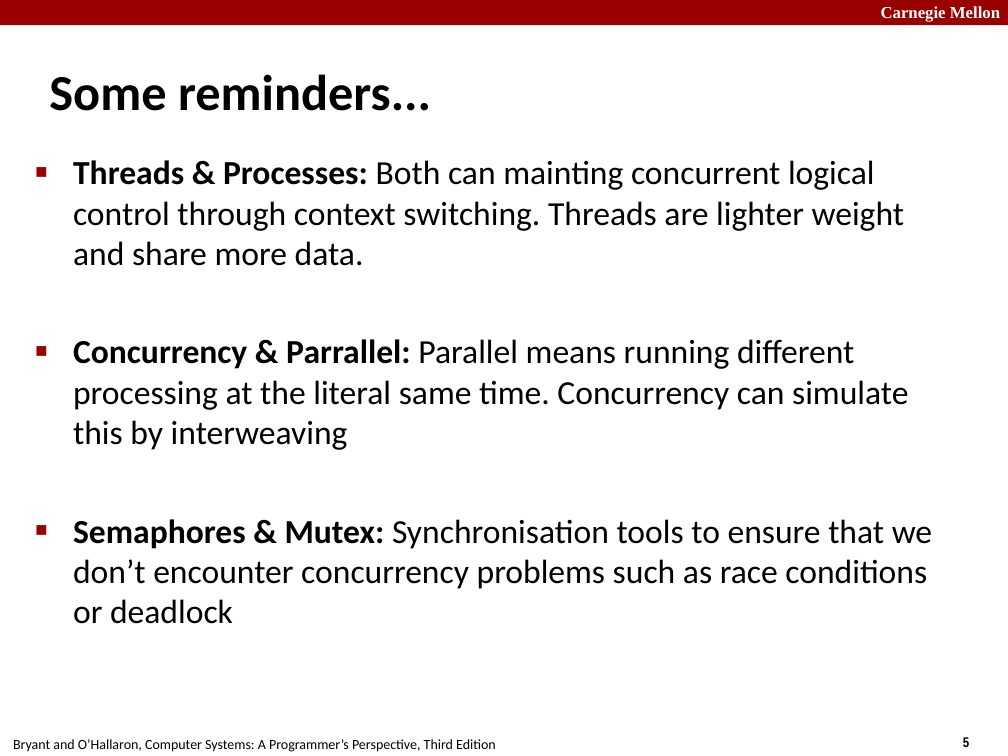
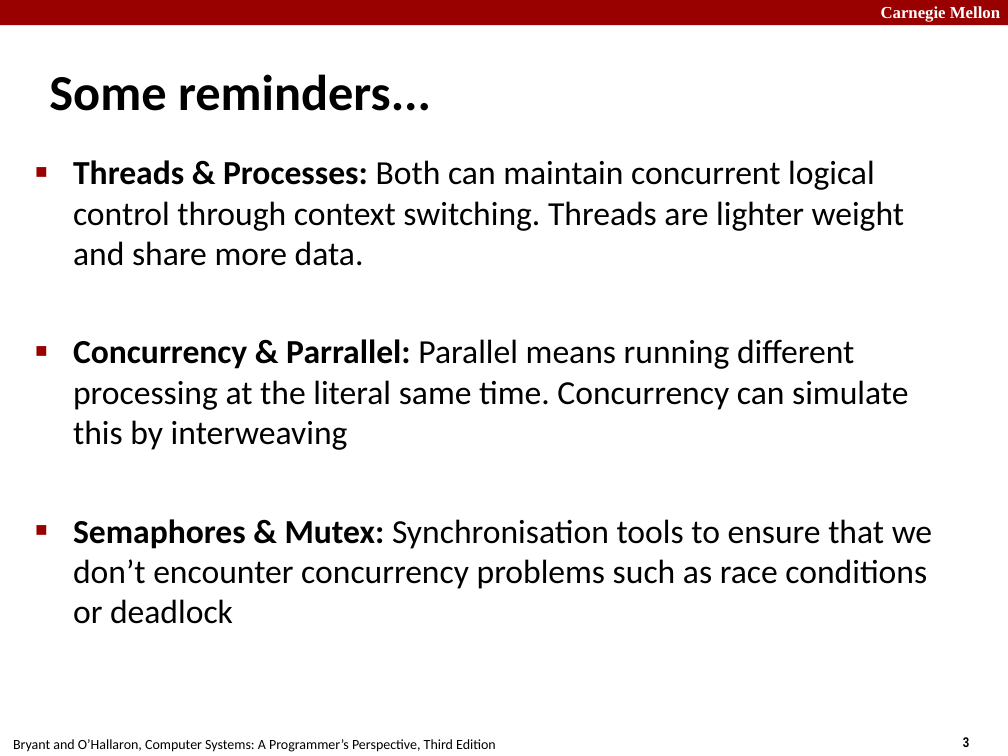
Before and after one commit to diku-compSys/compSys-e2023-pub, a slide deck: slide 3 of lectures/23-11-20_server_performance/performance.odp (slide 5 before the commit). Drawn at 1008x756 pixels with LibreOffice and Linux fonts; fonts in the diff are those of the drawing. Boxes give left, top, right and bottom in pixels: in the first picture for what was removed or moved away, otherwise in the second. Text is boxed around its words. In the diff, an @@ line names an element or a change of style, - is before the commit and + after.

Commit message:
update to lectures

```diff
--- a/lectures/23-11-20_server_performance/performance.odp
+++ b/lectures/23-11-20_server_performance/performance.odp
@@ text at [73, 160, 905, 266]: text changed @@
-■ Threads & Processes: Both can mainting concurrent logical control through context switching. Threads are lighter weight and share more data.
+■ Threads & Processes: Both can maintain concurrent logical control through context switching. Threads are lighter weight and share more data.
@@ page number at [963, 737, 969, 747]: text changed @@
-5
+3
```
Also in this commit, not shown: 12 other slides changed, 25 slides added, 8 slides removed, 3 other files.
